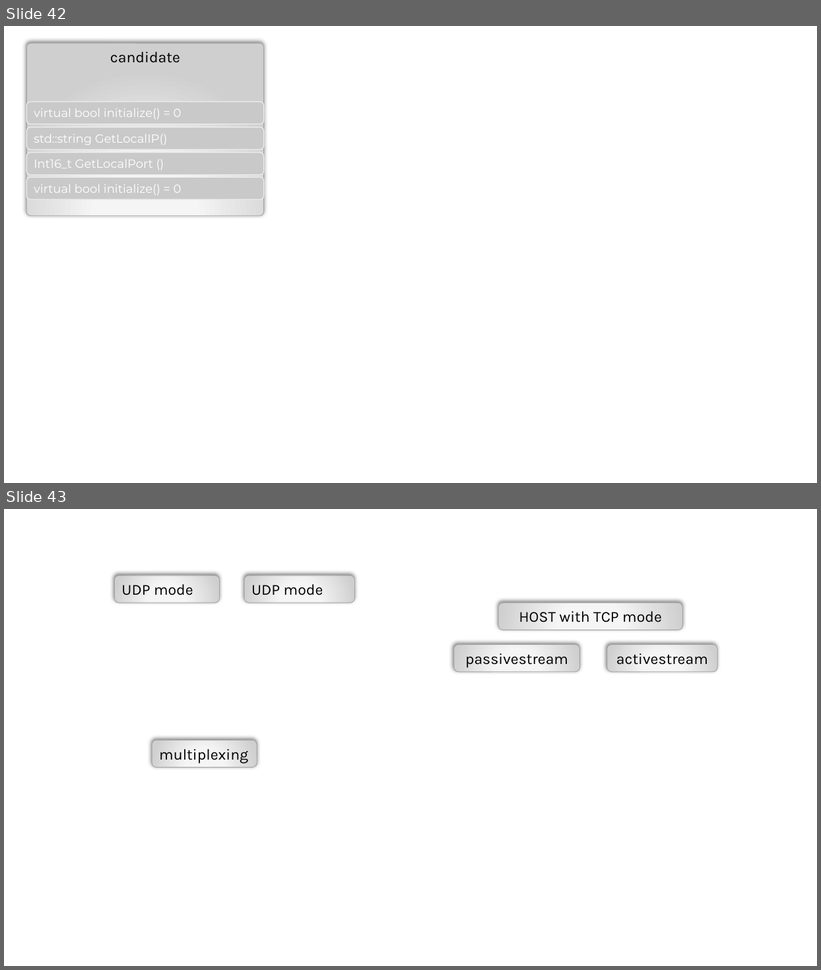
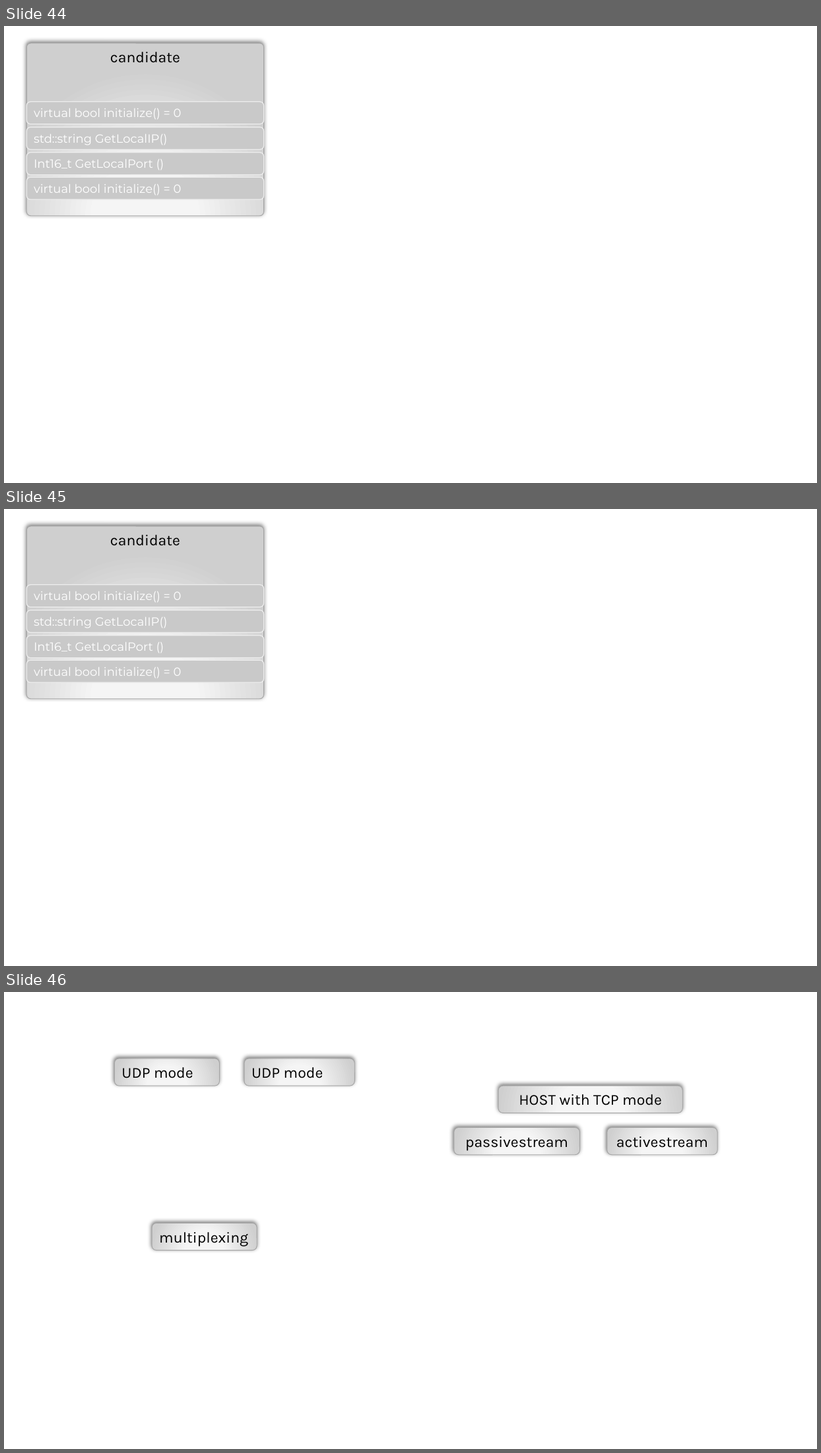
Before and after one commit to httpmail/ice, a slide deck: docs.pptx. Shown one above the other, each under a label of ours: slides 42 and 43 before the commit, slides 44, 45 and 46 after it. The pictures are 821x970 and 821x1453 pixels, drawn with LibreOffice and Linux fonts; fonts in the diff are those of the drawing. Boxes give left, top, right and bottom in pixels: in the first picture for what was removed or moved away, otherwise in the second. Text is boxed around its words. In the diff, an @@ line names an element or a change of style, - is before the commit and + after.

```diff
--- a/docs.pptx
+++ b/docs.pptx
@@ slide 45 added at [4,509,817,966], background #FFFFFF @@
@@ rounded rectangle added at [26,526,264,698], fill gradient #F8F8F8 to #F5F5F5 to #CFCFCF, outline #A5A5A5 0.75 pt, 18 pt, text #000000 @@
+candidate
@@ rounded rectangle added at [26,585,264,607], fill #C9C9C9, outline #EDEDED 1 pt, 14 pt, text #FFFFFF @@
+virtual bool initialize() = 0
@@ rounded rectangle added at [26,610,264,633], fill #C9C9C9, outline #EDEDED 1 pt, 14 pt, text #FFFFFF @@
+std::string GetLocalIP()
@@ rounded rectangle added at [26,636,264,658], fill #C9C9C9, outline #EDEDED 1 pt, 14 pt, text #FFFFFF @@
+Int16_t GetLocalPort ()
@@ rounded rectangle added at [26,660,264,683], fill #C9C9C9, outline #EDEDED 1 pt, 14 pt, text #FFFFFF @@
+virtual bool initialize() = 0
@@ what was slide 42 is now slide 44 @@
@@ what was slide 43 is now slide 46 @@
```
Also in this commit, not shown: 2 other slides added, 6 other files.
